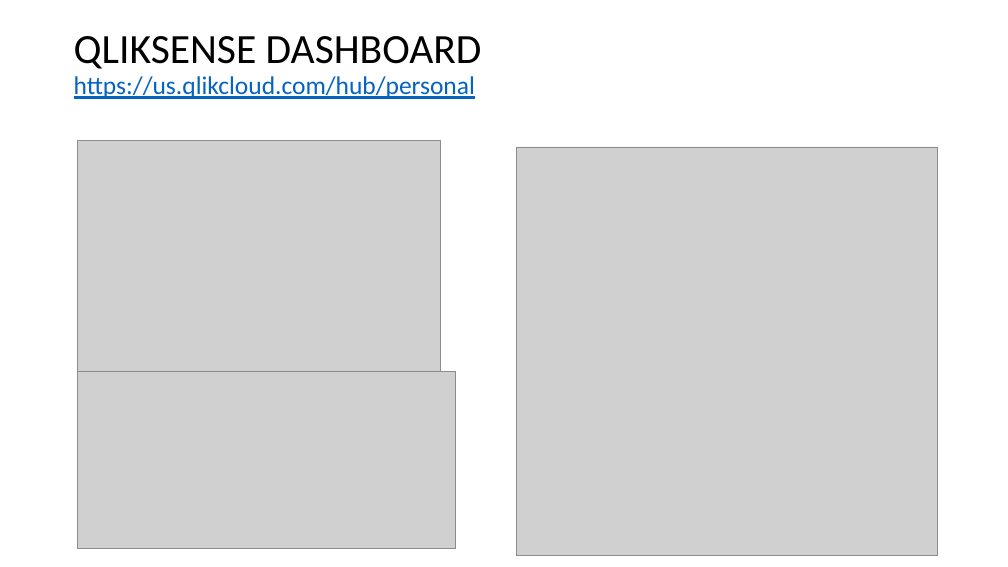
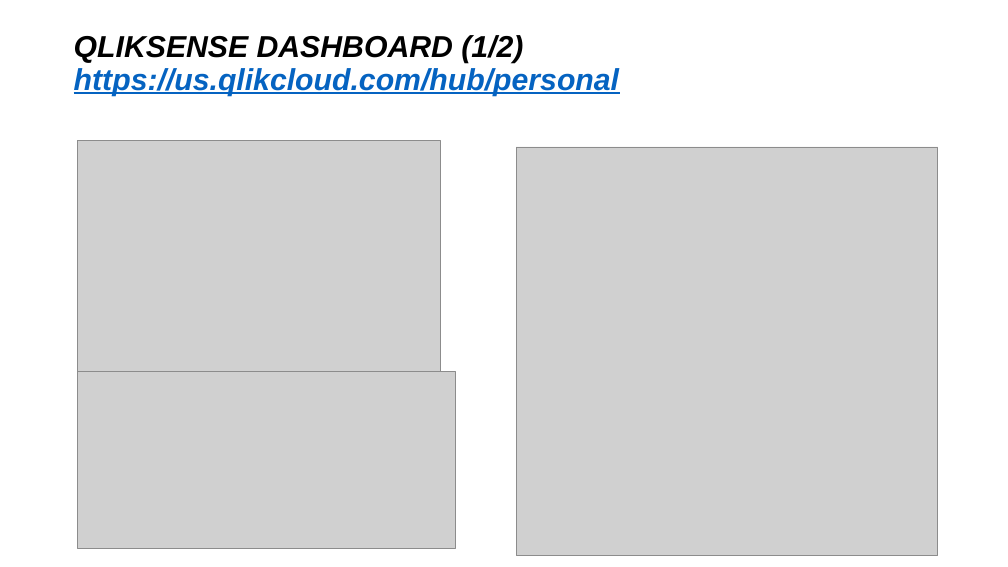
Before and after one commit to PurnimaChandel/Final-Project, a slide deck: slide 7 of Final_presentation.pptx. Drawn at 1008x567 pixels with LibreOffice and Linux fonts; fonts in the diff are those of the drawing; grey boxes stand for pictures. Boxes give left, top, right and bottom in pixels: in the first picture for what was removed or moved away, otherwise in the second. Text is boxed around its words. In the diff, an @@ line names an element or a change of style, - is before the commit and + after.

```diff
--- a/Final_presentation.pptx
+++ b/Final_presentation.pptx
@@ title at [74,35,619,96]: text changed; size 24.3 to 28.8 pt; font Calibri to Arial; bold on; italic on @@
-QLIKSENSE DASHBOARD
-https://us.qlikcloud.com/hub/personal
+QLIKSENSE DASHBOARD (1/2)
+https://us.qlikcloud.com/hub/personal
```
Also in this commit, not shown: 8 other slides changed.
